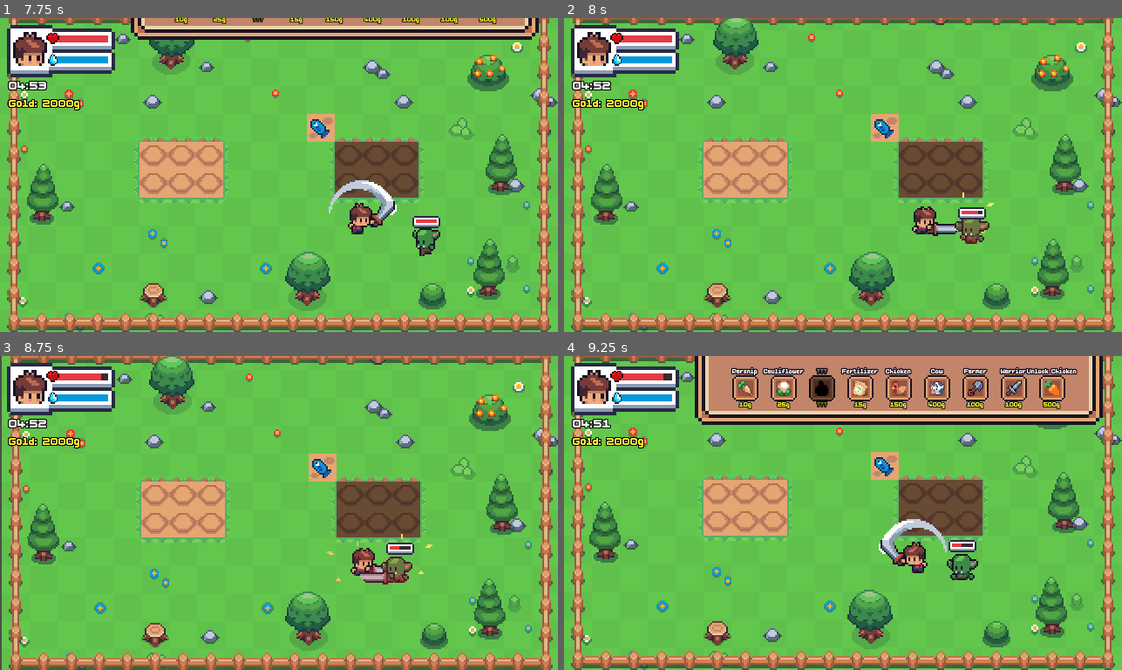
Above: before the commit, frames 1-4 (two rows, left to right).
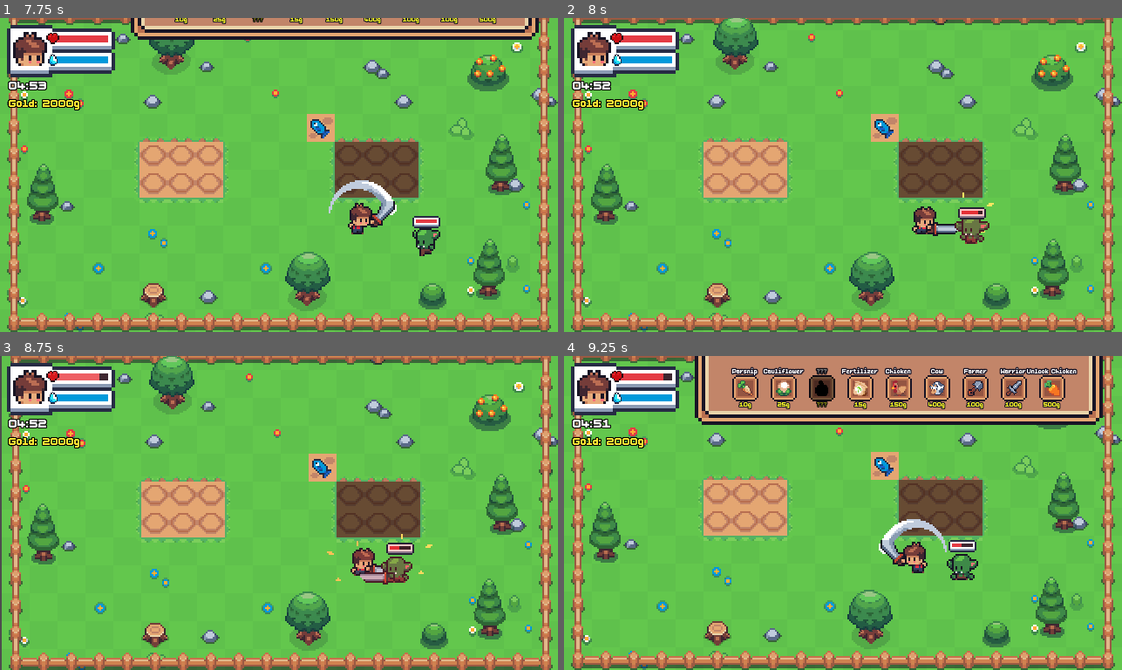
Above: after the commit, the same moments.

Repository: BenedictZir/farmageddon
Game: Godot game, scene res://Scenes/Level/level_1.tscn
Two runs of this game, one before a commit and one after it. Both use one fixed random seed, a clock stepped at 60 frames per second and the inputs below. This scene is started directly instead of the project's main scene.
Inputs (mouse positions are in pixels of both pictures, inside the frame that each line leads up to):
- Up to frame 1 (7.75 s): tap Enter at 0.5 s; move the mouse to (401, 159) at 0.52 s; hold Right (move_right) 0.53-1.28 s; hold Shift (run) 0.53-1.28 s; click (401, 159) at 0.67 s; tap Tab (shop_toggle) at 0.77, 1.52, 3.02, 3.77, 4.52, 6.02, 6.77, 7.52 s; move the mouse to (167, 190) at 1.27 s; hold S (move_down) 1.28-2.03 s; click (167, 190) at 1.35 s; tap Shift (run) at 1.55, 2.3, 3.05, 3.8, 4.35, 6.05, 6.8, 7.55 s; move the mouse to (334, 105) at 2.02 s; hold Right (move_right) 2.03-2.78 s; hold Q (drop) 2.03-2.78 s; click (334, 105) at 2.17 s; move the mouse to (251, 237) at 2.77 s; hold W (move_up) 2.78-3.53 s; tap E (interact) at 2.85, 7.35 s; click (251, 237) at 2.92 s; move the mouse to (446, 222) at 3.52 s; hold Right mouse button (roll) 3.53-4.28 s; hold A (move_left) 3.53-5.03 s; click (446, 222) at 3.67 s; move the mouse to (111, 127) at 4.27 s; click (111, 127) at 4.42 s; move the mouse to (306, 175) at 5.02 s; hold S (move_down) 5.03-5.78 s; hold Shift (run) 5.03-5.78 s; click (306, 175) at 5.17 s; move the mouse to (195, 96) at 5.77 s; hold Right (move_right) 5.78-6.53 s; click (195, 96) at 5.85 s; move the mouse to (401, 159) at 6.52 s; hold W (move_up) 6.53-7.28 s; hold Q (drop) 6.53-7.28 s; click (401, 159) at 6.67 s; move the mouse to (167, 190) at 7.27 s; hold Right (move_right) from 7.28 s (still down); click (167, 190) at 7.42 s
- Up to frame 2 (8 s): keep holding Right (move_right)
- Up to frame 3 (8.75 s): move the mouse to (334, 443) at 8.02 s; release Right (move_right) at 8.03 s; hold S (move_down) from 8.03 s (still down); hold Right mouse button (roll) from 8.03 s (still down); click (334, 443) at 8.17 s; tap Shift (run) at 8.3 s
- Up to frame 4 (9.25 s): move the mouse to (815, 575) at 8.77 s; release S (move_down) at 8.78 s; release Right mouse button (roll) at 8.78 s; hold A (move_left) from 8.78 s (still down); tap Shift (run) at 8.85 s; click (815, 575) at 8.92 s; tap Tab (shop_toggle) at 9.02 s

Frame 1 is identical in both runs. In frame 2, less than 0.1% of the frame differs, in the area x 70-76%, y 60-64%; in frame 3, 0.3%, in the area x 8-74%, y 5-63%; in frame 4, nothing differs.

Commit message:
feat: polish health bar

Diff:
--- a/Scripts/Enemy/enemy_base.gd
+++ b/Scripts/Enemy/enemy_base.gd
@@ -22,11 +22,19 @@
 @export var roam_change_interval := 2.0
 @export var gold_drop_min := 0
 @export var gold_drop_max := 0
+@export var health_main_speed := 220.0
+@export var health_trail_speed := 100.0
+@export var health_trail_delay := 0.14
 var attack_cooldown := 0.0
 
 
 var is_dead := false
 var interruptible := true
+var _health_delayed_bar: TextureProgressBar
+var _health_target := 100.0
+var _health_trail_delay_timer := 0.0
+var _health_base_modulate := Color.WHITE
+var _health_flash_tween: Tween
 
 
 func _ready() -> void:
@@ -43,13 +51,18 @@
 	if health_bar:
 		health_bar.max_value = health_component.max_health
 		health_bar.value = health_component.current_health
+		_health_target = health_component.current_health
+		_health_delayed_bar = _create_delayed_bar(health_bar, Color(0.33, 0.06, 0.08, 1.0))
+		if _health_delayed_bar:
+			_health_delayed_bar.value = health_component.current_health
+		_health_base_modulate = health_bar.modulate
 	if interact_bar:
 		interact_bar.visible = false
 
 
 func _on_damaged(amount:= 0.0) -> void:
-	if health_bar:
-		health_bar.value = health_component.current_health
+	_health_trail_delay_timer = health_trail_delay
+	_flash_health_bar()
 	if is_dead:
 		return
 	# Flash should still play even in non-interruptible states (e.g. goblin stealing).
@@ -63,8 +76,9 @@
 
 
 func _on_healed(amount:= 0.0) -> void:
-	if health_bar:
-		health_bar.value = health_component.current_health
+		_health_trail_delay_timer = 0.0
+		if _health_delayed_bar and health_component.current_health > _health_delayed_bar.value:
+			_health_delayed_bar.value = health_component.current_health
 
 
 func _on_died() -> void:
@@ -78,6 +92,8 @@
 func _on_death() -> void:
 	if health_bar:
 		health_bar.hide()
+	if _health_delayed_bar:
+		_health_delayed_bar.hide()
 	if interact_bar:
 		interact_bar.hide()
 	velocity = Vector2.ZERO
@@ -145,6 +161,7 @@
 func _physics_process(delta: float) -> void:
 	if is_dead:
 		return
+	_update_health_bar_state(delta)
 	attack_cooldown -= delta
 	fsm.process_physics(delta)
 
@@ -155,3 +172,70 @@
 func _on_visual_anim_finished(anim_name: String) -> void:
 	if anim_name == "attack":
 		attack_component.deactivate()
+
+
+func _update_health_bar_state(delta: float) -> void:
+	if not health_bar:
+		return
+	_health_target = clampf(health_component.current_health, health_bar.min_value, health_bar.max_value)
+	health_bar.value = move_toward(health_bar.value, _health_target, delta * health_main_speed)
+	if absf(health_bar.value - _health_target) < 0.01:
+		health_bar.value = _health_target
+
+	if not _health_delayed_bar:
+		return
+
+	if _health_delayed_bar.value < health_bar.value:
+		_health_delayed_bar.value = health_bar.value
+		return
+
+	if _health_delayed_bar.value <= health_bar.value + 0.01:
+		_health_delayed_bar.value = health_bar.value
+		return
+
+	if _health_trail_delay_timer > 0.0:
+		_health_trail_delay_timer = maxf(0.0, _health_trail_delay_timer - delta)
+		return
+
+	_health_delayed_bar.value = move_toward(_health_delayed_bar.value, health_bar.value, delta * health_trail_speed)
+
+
+func _flash_health_bar() -> void:
+	if not health_bar:
+		return
+	if _health_flash_tween and _health_flash_tween.is_running():
+		_health_flash_tween.kill()
+
+	var flash_color := _health_base_modulate.lerp(Color(1.0, 0.6, 0.6, _health_base_modulate.a), 0.68)
+	health_bar.modulate = _health_base_modulate
+	_health_flash_tween = create_tween()
+	_health_flash_tween.tween_property(health_bar, "modulate", flash_color, 0.06).set_trans(Tween.TRANS_QUAD).set_ease(Tween.EASE_OUT)
+	_health_flash_tween.tween_property(health_bar, "modulate", _health_base_modulate, 0.18).set_trans(Tween.TRANS_QUAD).set_ease(Tween.EASE_IN)
+
+
+func _create_delayed_bar(main_bar: TextureProgressBar, tint: Color) -> TextureProgressBar:
+	if not main_bar or not main_bar.get_parent():
+		return null
+
+	var delayed := TextureProgressBar.new()
+	delayed.name = "%sDelayed" % main_bar.name
+	delayed.offset_left = main_bar.offset_left
+	delayed.offset_top = main_bar.offset_top
+	delayed.offset_right = main_bar.offset_right
+	delayed.offset_bottom = main_bar.offset_bottom
+	delayed.scale = main_bar.scale
+	delayed.z_index = main_bar.z_index - 1
+	delayed.min_value = main_bar.min_value
+	delayed.max_value = main_bar.max_value
+	delayed.step = main_bar.step
+	delayed.value = main_bar.value
+	delayed.texture_progress = main_bar.texture_progress
+	delayed.texture_under = null
+	delayed.texture_over = null
+	delayed.mouse_filter = Control.MOUSE_FILTER_IGNORE
+	delayed.modulate = tint
+
+	var parent := main_bar.get_parent()
+	parent.add_child(delayed)
+	parent.move_child(delayed, main_bar.get_index())
+	return delayed
--- a/Scripts/Helpers/helper.gd
+++ b/Scripts/Helpers/helper.gd
@@ -9,6 +9,16 @@
 @onready var helper_visual: HelperVisual = $HelperVisual
 @onready var state_machine: FiniteStateMachine = $StateMachine
 @onready var health_bar: TextureProgressBar = $HelperVisual/HealthBar
+
+@export var health_main_speed := 210.0
+@export var health_trail_speed := 95.0
+@export var health_trail_delay := 0.14
+
+var _health_delayed_bar: TextureProgressBar
+var _health_target := 100.0
+var _health_trail_delay_timer := 0.0
+var _health_base_modulate := Color.WHITE
+var _health_flash_tween: Tween
 
 var target_node: Node2D = null
 var is_dead := false
@@ -22,6 +32,11 @@
 
 	health_bar.max_value = health_component.max_health
 	health_bar.value = health_component.current_health
+	_health_target = health_component.current_health
+	_health_delayed_bar = _create_delayed_bar(health_bar, Color(0.33, 0.06, 0.08, 1.0))
+	if _health_delayed_bar:
+		_health_delayed_bar.value = health_component.current_health
+	_health_base_modulate = health_bar.modulate
 	health_bar.visible = false
 
 	if state_machine:
@@ -30,11 +45,14 @@
 func _physics_process(delta: float) -> void:
 	if is_dead or not health_component.is_alive():
 		health_bar.visible = false
+		if _health_delayed_bar:
+			_health_delayed_bar.visible = false
 		return
 
-	# Update Health Bar instantly regardless of state
-	health_bar.value = health_component.current_health
+	_update_health_bar_state(delta)
 	health_bar.visible = true
+	if _health_delayed_bar:
+		_health_delayed_bar.visible = true
 
 	if helper_visual.is_locked() and helper_visual.get_current_state() != HelperVisual.AnimState.JUMP:
 		velocity = Vector2.ZERO
@@ -60,6 +78,8 @@
 func _on_damaged(_amount: float) -> void:
 	if is_dead or not health_component.is_alive():
 		return
+	_health_trail_delay_timer = health_trail_delay
+	_flash_health_bar()
 	HitEffects.play_hit(helper_visual._sprites)
 
 func _on_died() -> void:
@@ -69,6 +89,8 @@
 	velocity = Vector2.ZERO
 	if health_bar:
 		health_bar.hide()
+	if _health_delayed_bar:
+		_health_delayed_bar.hide()
 	var interact_bar = get_node_or_null("HelperVisual/InteractBar")
 	if interact_bar:
 		interact_bar.hide()
@@ -79,6 +101,10 @@
 
 func _on_revived() -> void:
 	is_dead = false
+	_health_target = health_component.current_health
+	health_bar.value = _health_target
+	if _health_delayed_bar:
+		_health_delayed_bar.value = _health_target
 	helper_visual.play_idle()
 
 func start_jump(duration := 1.0, height := 24.0) -> void:
@@ -89,3 +115,66 @@
 
 func _on_jump_finished() -> void:
 	set_collision_mask_value(1, true)
+
+
+func _update_health_bar_state(delta: float) -> void:
+	_health_target = clampf(health_component.current_health, health_bar.min_value, health_bar.max_value)
+	health_bar.value = move_toward(health_bar.value, _health_target, delta * health_main_speed)
+	if absf(health_bar.value - _health_target) < 0.01:
+		health_bar.value = _health_target
+
+	if not _health_delayed_bar:
+		return
+
+	if _health_delayed_bar.value < health_bar.value:
+		_health_delayed_bar.value = health_bar.value
+		return
+
+	if _health_delayed_bar.value <= health_bar.value + 0.01:
+		_health_delayed_bar.value = health_bar.value
+		return
+
+	if _health_trail_delay_timer > 0.0:
+		_health_trail_delay_timer = maxf(0.0, _health_trail_delay_timer - delta)
+		return
+
+	_health_delayed_bar.value = move_toward(_health_delayed_bar.value, health_bar.value, delta * health_trail_speed)
+
+
+func _flash_health_bar() -> void:
+	if _health_flash_tween and _health_flash_tween.is_running():
+		_health_flash_tween.kill()
+
+	var flash_color := _health_base_modulate.lerp(Color(1.0, 0.6, 0.6, _health_base_modulate.a), 0.68)
+	health_bar.modulate = _health_base_modulate
+	_health_flash_tween = create_tween()
+	_health_flash_tween.tween_property(health_bar, "modulate", flash_color, 0.06).set_trans(Tween.TRANS_QUAD).set_ease(Tween.EASE_OUT)
+	_health_flash_tween.tween_property(health_bar, "modulate", _health_base_modulate, 0.18).set_trans(Tween.TRANS_QUAD).set_ease(Tween.EASE_IN)
+
+
+func _create_delayed_bar(main_bar: TextureProgressBar, tint: Color) -> TextureProgressBar:
+	if not main_bar or not main_bar.get_parent():
+		return null
+
+	var delayed := TextureProgressBar.new()
+	delayed.name = "%sDelayed" % main_bar.name
+	delayed.offset_left = main_bar.offset_left
+	delayed.offset_top = main_bar.offset_top
+	delayed.offset_right = main_bar.offset_right
+	delayed.offset_bottom = main_bar.offset_bottom
+	delayed.scale = main_bar.scale
+	delayed.z_index = main_bar.z_index - 1
+	delayed.min_value = main_bar.min_value
+	delayed.max_value = main_bar.max_value
+	delayed.step = main_bar.step
+	delayed.value = main_bar.value
+	delayed.texture_progress = main_bar.texture_progress
+	delayed.texture_under = null
+	delayed.texture_over = null
+	delayed.mouse_filter = Control.MOUSE_FILTER_IGNORE
+	delayed.modulate = tint
+
+	var parent := main_bar.get_parent()
+	parent.add_child(delayed)
+	parent.move_child(delayed, main_bar.get_index())
+	return delayed
--- a/Scripts/Player/player_hud.gd
+++ b/Scripts/Player/player_hud.gd
@@ -4,23 +4,36 @@
 @onready var health_bar: TextureProgressBar = $PlayerHP
 @onready var energy_bar: TextureProgressBar = $PlayerEnergy
 
-@export var tween_speed := 0.3
 @export var occlusion_check_interval := 0.12
 @export var occlusion_screen_rect := Rect2(Vector2(0, 0), Vector2(150, 110))
 @export var faded_alpha := 0.45
 @export var alpha_lerp_speed := 9.0
+@export var health_main_speed := 260.0
+@export var health_trail_speed := 105.0
+@export var health_trail_delay := 0.16
+@export var energy_smooth_speed := 220.0
 
-var _health_tween: Tween
-var _energy_tween: Tween
 var _fade_items: Array[CanvasItem] = []
 var _check_timer := 0.0
 var _target_alpha := 1.0
 var _current_alpha := 1.0
+var _health_delayed_bar: TextureProgressBar
+var _health_target := 100.0
+var _energy_target := 100.0
+var _health_trail_delay_timer := 0.0
+var _health_base_modulate := Color.WHITE
+var _health_flash_tween: Tween
 
 
 func _ready() -> void:
+	_health_delayed_bar = _create_delayed_bar(health_bar, Color(0.33, 0.06, 0.08, 1.0))
+	_health_base_modulate = health_bar.modulate
 	health_bar.value = 100.0
 	energy_bar.value = 100.0
+	_health_target = 100.0
+	_energy_target = 100.0
+	if _health_delayed_bar:
+		_health_delayed_bar.value = 100.0
 	for child in get_children():
 		if child is CanvasItem:
 			_fade_items.append(child)
@@ -33,39 +46,25 @@
 		_check_timer = 0.0
 		_target_alpha = faded_alpha if _has_occluder_in_hud_area() else 1.0
 
+	_update_bar_animation(delta)
 	_current_alpha = move_toward(_current_alpha, _target_alpha, delta * alpha_lerp_speed)
 	_set_hud_alpha(_current_alpha)
 
 
 func update_bars(health_ratio: float, energy_ratio: float) -> void:
-	_smooth_set(health_bar, health_ratio * 100.0, "_health_tween")
-	_smooth_set(energy_bar, energy_ratio * 100.0, "_energy_tween")
+	var next_health := clampf(health_ratio * 100.0, health_bar.min_value, health_bar.max_value)
+	var next_energy := clampf(energy_ratio * 100.0, energy_bar.min_value, energy_bar.max_value)
 
+	if next_health < _health_target - 0.01:
+		_health_trail_delay_timer = health_trail_delay
+		_flash_health_bar()
+	elif next_health > _health_target + 0.01:
+		_health_trail_delay_timer = 0.0
+		if _health_delayed_bar:
+			_health_delayed_bar.value = next_health
 
-func _smooth_set(bar: TextureProgressBar, target: float, tween_var: String) -> void:
-	if absf(bar.value - target) < 0.01:
-		bar.value = target
-		return
-
-	# If difference is small (e.g. passive regen) or we're basically keeping up,
-	# don't start a new tween since starting a tween every frame stutters.
-	if absf(bar.value - target) <= 2.0:
-		var existing: Tween = get(tween_var)
-		if existing and existing.is_running():
-			existing.kill()
-		bar.value = target
-		return
-
-	# Large damage/heal: use tween
-	var existing: Tween = get(tween_var)
-	if existing and existing.is_running():
-		existing.kill()
-
-	var tw := create_tween()
-	tw.tween_property(bar, "value", target, tween_speed)\
-		.set_ease(Tween.EASE_OUT)\
-		.set_trans(Tween.TRANS_CUBIC)
-	set(tween_var, tw)
+	_health_target = next_health
+	_energy_target = next_energy
 
 
 func _set_hud_alpha(alpha: float) -> void:
@@ -75,6 +74,72 @@
 		var c := item.modulate
 		c.a = alpha
 		item.modulate = c
+
+
+func _update_bar_animation(delta: float) -> void:
+	health_bar.value = move_toward(health_bar.value, _health_target, delta * health_main_speed)
+	if absf(health_bar.value - _health_target) < 0.01:
+		health_bar.value = _health_target
+
+	energy_bar.value = move_toward(energy_bar.value, _energy_target, delta * energy_smooth_speed)
+	if absf(energy_bar.value - _energy_target) < 0.01:
+		energy_bar.value = _energy_target
+
+	if not _health_delayed_bar:
+		return
+
+	if _health_delayed_bar.value < health_bar.value:
+		_health_delayed_bar.value = health_bar.value
+		return
+
+	if _health_delayed_bar.value <= health_bar.value + 0.01:
+		_health_delayed_bar.value = health_bar.value
+		return
+
+	if _health_trail_delay_timer > 0.0:
+		_health_trail_delay_timer = maxf(0.0, _health_trail_delay_timer - delta)
+		return
+
+	_health_delayed_bar.value = move_toward(_health_delayed_bar.value, health_bar.value, delta * health_trail_speed)
+
+
+func _flash_health_bar() -> void:
+	if _health_flash_tween and _health_flash_tween.is_running():
+		_health_flash_tween.kill()
+
+	var flash_color := _health_base_modulate.lerp(Color(1.0, 0.6, 0.6, _health_base_modulate.a), 0.72)
+	health_bar.modulate = _health_base_modulate
+	_health_flash_tween = create_tween()
+	_health_flash_tween.tween_property(health_bar, "modulate", flash_color, 0.06).set_trans(Tween.TRANS_QUAD).set_ease(Tween.EASE_OUT)
+	_health_flash_tween.tween_property(health_bar, "modulate", _health_base_modulate, 0.18).set_trans(Tween.TRANS_QUAD).set_ease(Tween.EASE_IN)
+
+
+func _create_delayed_bar(main_bar: TextureProgressBar, tint: Color) -> TextureProgressBar:
+	if not main_bar or not main_bar.get_parent():
+		return null
+
+	var delayed := TextureProgressBar.new()
+	delayed.name = "%sDelayed" % main_bar.name
+	delayed.offset_left = main_bar.offset_left
+	delayed.offset_top = main_bar.offset_top
+	delayed.offset_right = main_bar.offset_right
+	delayed.offset_bottom = main_bar.offset_bottom
+	delayed.scale = main_bar.scale
+	delayed.z_index = main_bar.z_index - 1
+	delayed.min_value = main_bar.min_value
+	delayed.max_value = main_bar.max_value
+	delayed.step = main_bar.step
+	delayed.value = main_bar.value
+	delayed.texture_progress = main_bar.texture_progress
+	delayed.texture_under = null
+	delayed.texture_over = null
+	delayed.mouse_filter = Control.MOUSE_FILTER_IGNORE
+	delayed.modulate = tint
+
+	var parent := main_bar.get_parent()
+	parent.add_child(delayed)
+	parent.move_child(delayed, main_bar.get_index())
+	return delayed
 
 
 func _has_occluder_in_hud_area() -> bool:
